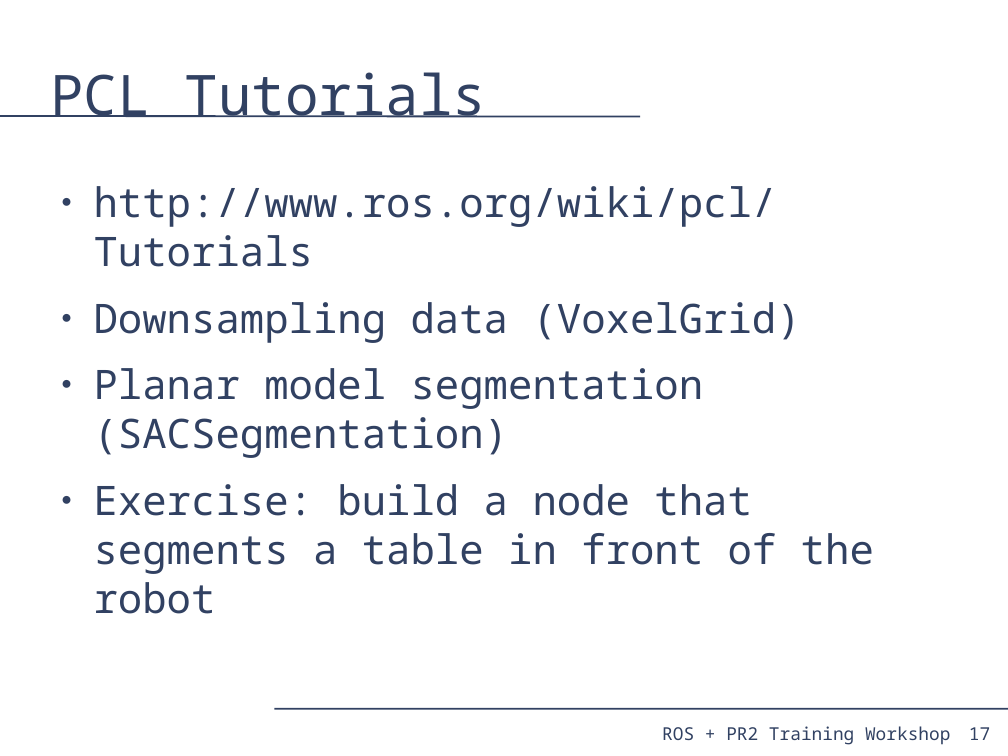
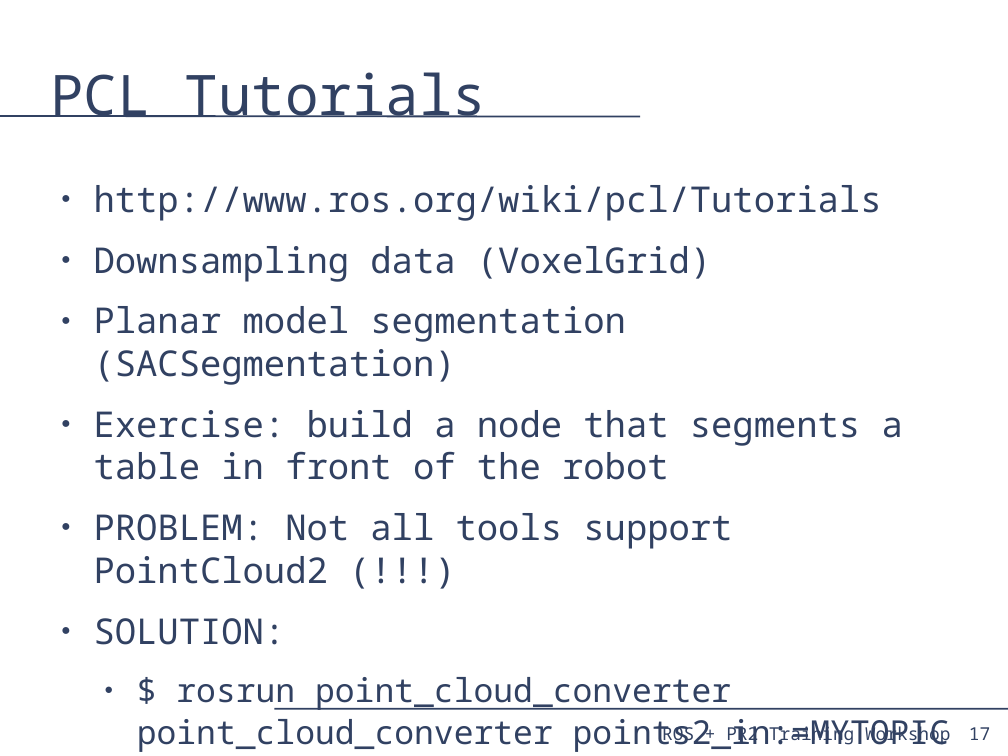
Before and after one commit to PR2/pr2_docs, a slide deck: slide 17 of pr2_training_workshop/processing_laser_data/slides.odp. Drawn at 1008x756 pixels with LibreOffice and Linux fonts; fonts in the diff are those of the drawing. Boxes give left, top, right and bottom in pixels: in the first picture for what was removed or moved away, otherwise in the second. Text is boxed around its words. In the diff, an @@ line names an element or a change of style, - is before the commit and + after.

```diff
--- a/pr2_training_workshop/processing_laser_data/slides.odp
+++ b/pr2_training_workshop/processing_laser_data/slides.odp
@@ text at box(94, 185, 903, 480): size 32 to 28 pt in "http://www.ros.org/wiki/pcl/Tutorials", "Downsampling data (VoxelGrid)", "Planar model segmentation (SACSegmentation)", "Exercise: build a node that segments a ..." @@
@@ text at box(94, 513, 949, 752): paragraphs added @@
+● PROBLEM: Not all tools support PointCloud2 (!!!)
+● SOLUTION:
+  ● $ rosrun point_cloud_converter point_cloud_converter points2_in:=MYTOPIC
```
Also in this commit, not shown: 2 other slides changed.
